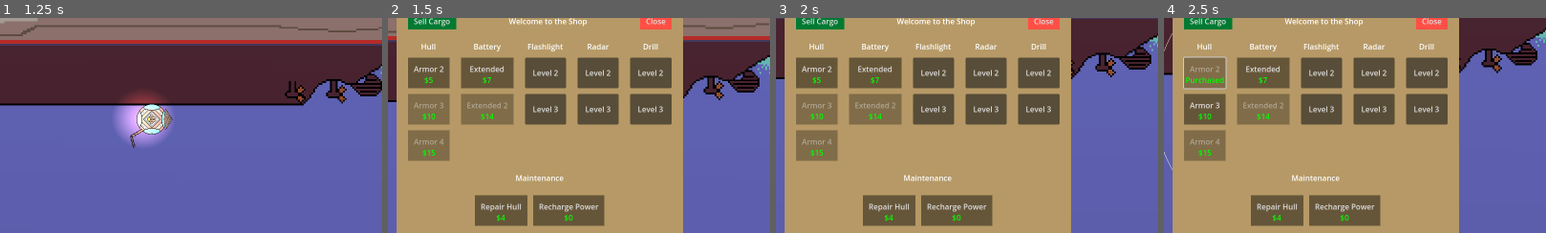
Above: before the commit, frames 1-4 (left to right).
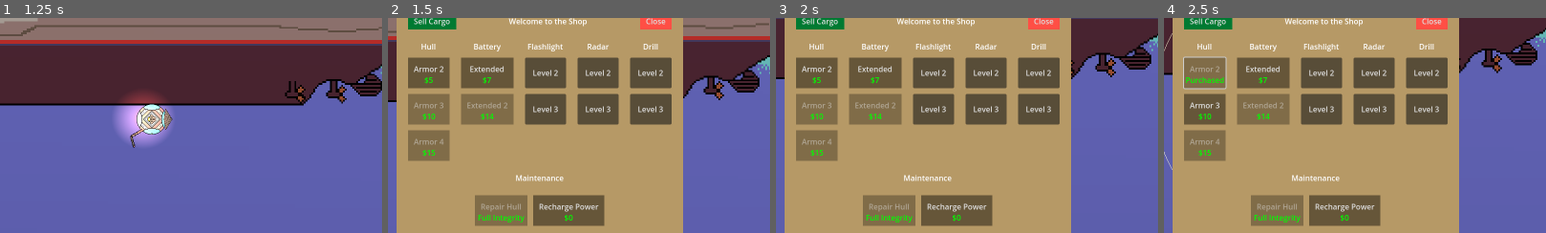
Above: after the commit, the same moments.

Repository: deruitda/ludum-dare-57
Game: Godot game, scene res://scenes/main.tscn
The game is run twice, just before and just after one commit, with the same random seed, the same clock (stepped at 60 frames per second) and the same inputs.
Inputs:
- Up to frame 1 (1.25 s): tap Enter at 0.5 s; hold D (move_right) from 0.53 s (still down); tap R at 0.6 s
- Up to frame 2 (1.5 s): release D (move_right) at 1.28 s; hold S (move_down) from 1.28 s (still down); tap E at 1.35 s
- Up to frame 3 (2 s): keep holding S (move_down)
- Up to frame 4 (2.5 s): release S (move_down) at 2 s; click "Armor 2" at 2 s
The pictures show only the part of the screen within x 30-80%, y 26-76%; the shares and areas given below are measured in that part.

Frame 1 is identical in both runs. In frame 2, 1.8% of the frame differs, in the area x 22-37%, y 82-97%; in frame 3, 1.8%; in frame 4, 1.8%.

Commit message:
disable Repair Hull based on player health

Diff:
--- a/scenes/shop/shop_button/shop_button.gd
+++ b/scenes/shop/shop_button/shop_button.gd
@@ -4,17 +4,17 @@
 @onready var price_label = %PriceLabel
 
 @export var shop_item_resource: ShopItemResource
+var hull: Hull
+var full_integrity_string = "Full Integrity"
 
 func _ready():
 	SignalBus.money_collected_updated.connect(_on_money_collected_updated)
 	SignalBus.purchase_completed.connect(_on_purchase_completed)
+	SignalBus.hull_health_updated.connect(_on_hull_health_updated)
 
-	# Init price text based on the shop item resource
-	if shop_item_resource and "$" + str(shop_item_resource.price) != price_label.text:
-		price_label.text = "$" + str(shop_item_resource.price)
-
+	set_price_label_text()
 	set_price_label_color()
-	set_button_disabled()
+	set_button_disabled_conditionally()
 
 func _on_pressed() -> void:
 	# If able to purchase the item, signal the purchase
@@ -23,12 +23,18 @@
 
 func _on_money_collected_updated() -> void:
 	set_price_label_color()
-	set_button_disabled()
+	set_button_disabled_conditionally()
 
 func _on_purchase_completed(purchased_shop_item_resource: ShopItemResource):
-	set_button_disabled()
-	if (!purchased_shop_item_resource.is_infinitely_purchaseable and purchased_shop_item_resource == shop_item_resource):
+	set_button_disabled_conditionally()
+	if !purchased_shop_item_resource.is_infinitely_purchaseable and purchased_shop_item_resource == shop_item_resource:
 		price_label.text = "Purchased"
+
+# Enable or disable the Repair Hull button based on the hull health
+func _on_hull_health_updated(_hull: Hull):
+	hull = _hull
+	if shop_item_resource.item_resource is RepairHullResource:
+		set_button_disabled_conditionally()
 
 # Return true if the item can only be purchased once and is already unlocked
 func has_shop_item_already_been_purchased() -> bool:
@@ -47,13 +53,32 @@
 #   3. The Shop Item has already been purchased
 #   4. The player cannot afford the Shop Item
 func is_player_unable_to_purchase_item() -> bool:
+	if shop_item_resource.item_resource is RepairHullResource:
+		# If hull is new or fully repaired, button is disabled
+		if (hull == null or hull.health >= hull.hull_resource.max_health):
+			if price_label.text != full_integrity_string:
+				price_label.text = full_integrity_string
+			return true
+
+		if price_label.text == full_integrity_string:
+			set_price_label_text()
+		return is_player_unable_to_afford_item()
+
 	var is_shop_item_locked = shop_item_resource.unlocked_by_item_resource and shop_item_resource.unlocked_by_item_resource.is_unlocked != true
 
-	return shop_item_resource == null or is_shop_item_locked or has_shop_item_already_been_purchased() or is_player_unable_to_afford_item()
+	return shop_item_resource == null \
+	or is_shop_item_locked \
+	or has_shop_item_already_been_purchased() \
+	or is_player_unable_to_afford_item()
 
 # Button is disabled if the player is not able to purchase the item
-func set_button_disabled() -> void:
-	$".".disabled = is_player_unable_to_purchase_item()
+func set_button_disabled_conditionally() -> void:
+	disabled = is_player_unable_to_purchase_item()
+
+func set_price_label_text() -> void:
+	var new_price_text = "$" + str(shop_item_resource.price)
+	if shop_item_resource and new_price_text != price_label.text:
+		price_label.text = new_price_text
 
 func set_price_label_color() -> void:
 	# Set price color to red if the player cannot afford the item AND it hasn't been purchased yet
--- a/scenes/shop/shop_items/recharge_power.tres
+++ b/scenes/shop/shop_items/recharge_power.tres
@@ -9,3 +9,4 @@
 tooltip = "CHAAARGE"
 is_infinitely_purchaseable = true
 item_resource = ExtResource("1_ai2us")
+is_initially_disabled = true
--- a/scenes/shop/shop_items/repair_hull.tres
+++ b/scenes/shop/shop_items/repair_hull.tres
@@ -9,3 +9,4 @@
 tooltip = "Hull integrity to 100% "
 is_infinitely_purchaseable = true
 item_resource = ExtResource("1_7aqeo")
+is_initially_disabled = true
--- a/scenes/shop/shop_items/shop_item.gd
+++ b/scenes/shop/shop_items/shop_item.gd
@@ -6,3 +6,4 @@
 @export var is_infinitely_purchaseable: bool = false
 @export var unlocked_by_item_resource: Resource
 @export var item_resource: Resource
+@export var is_initially_disabled = false
